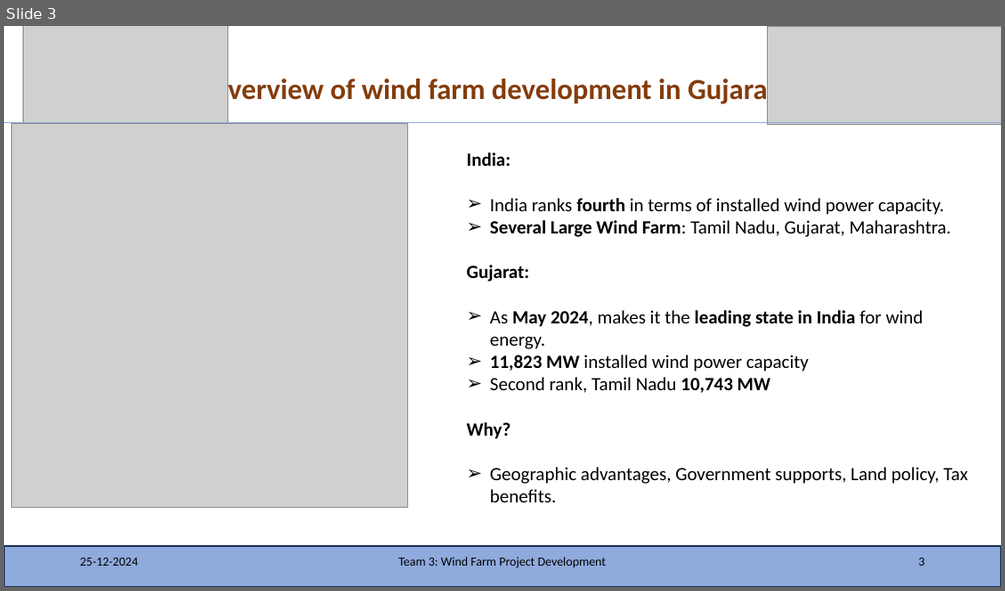
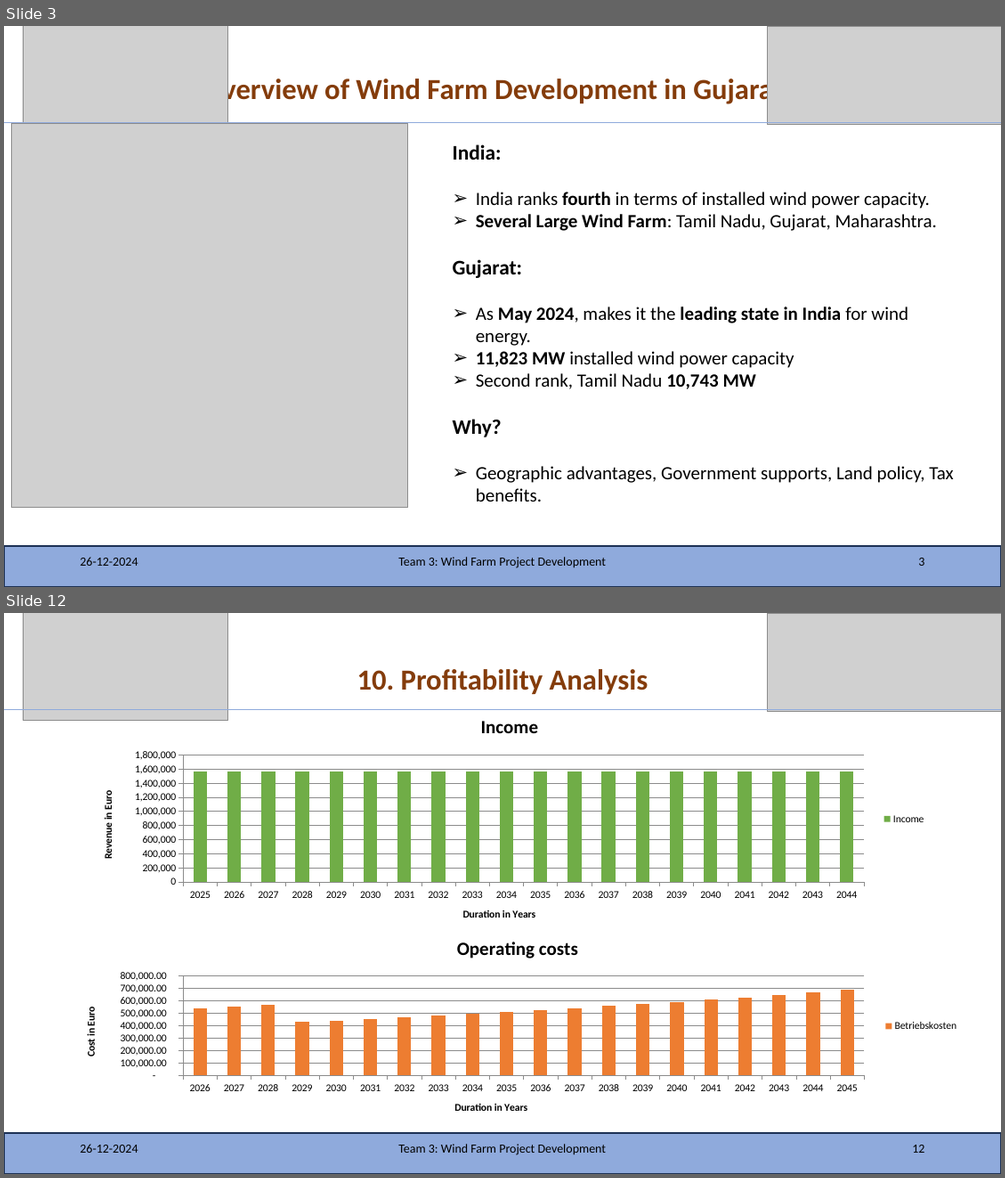
Before and after one commit to KSoni1505/Wind-Farm-Project-Development, a slide deck: Team_3_India.pptx. Shown one above the other, each under a label of ours: slide 3 before the commit, slides 3 and 12 after it; the slides between them are not shown. The pictures are 1005x591 and 1005x1178 pixels, drawn with LibreOffice and Linux fonts; fonts in the diff are those of the drawing; grey boxes stand for pictures. Boxes give left, top, right and bottom in pixels: in the first picture for what was removed or moved away, otherwise in the second. Text is boxed around its words. In the diff, an @@ line names an element or a change of style, - is before the commit and + after.

```diff
--- a/Team_3_India.pptx
+++ b/Team_3_India.pptx
@@ slide 12 added at [4, 613, 1001, 1174], background #FFFFFF @@
@@ picture added at [23, 613, 228, 720] @@
@@ picture added at [768, 613, 1001, 712] @@
@@ title added at [357, 669, 648, 694], 28 pt, text #843C0B, bold @@
+10. Profitability Analysis
@@ line added from (4, 709) to (1001, 709), #8FAADC 0.5 pt @@
@@ column stacked chart added at [86, 702, 933, 936] @@
+title "Income"
+categories: 2025, 2026, 2027, 2028, 2029, 2030, 2031, 2032, 2033, 2034, 2035, 2036, 2037, 2038, 2039, 2040, 2041, 2042, 2043, 2044
+Income: 1560000, 1560000, 1560000, 1560000, 1560000, 1560000, 1560000, 1560000, 1560000, 1560000, 1560000, 1560000, 1560000, 1560000, 1560000, 1560000, 1560000, 1560000, 1560000, 1560000
@@ column stacked chart added at [69, 924, 966, 1128] @@
+title "Operating costs "
+categories: 2026, 2027, 2028, 2029, 2030, 2031, 2032, 2033, 2034, 2035, 2036, 2037, 2038, 2039, 2040, 2041, 2042, 2043, 2044, 2045
+Betriebskosten: 540000, 550000, 560000, 430000, 440000, 450000, 470000, 480000, 490000, 510000, 520000, 540000, 560000, 570000, 590000, 610000, 630000, 640000, 660000, 680000
@@ rectangle added at [4, 1133, 1001, 1174], fill #8FAADC, outline #1E3256 1 pt @@
@@ text added at [80, 1143, 138, 1152], 12 pt, text #000000 @@
+26-12-2024
@@ text added at [398, 1143, 607, 1155], 12 pt, text #000000 @@
+Team 3: Wind Farm Project Development
@@ page number added at [912, 1144, 924, 1152], 12 pt, text #000000 @@
+12
@@ slide 3 changed as well @@
@@ title at [202, 75, 783, 106]: text changed @@
-1. Overview of wind farm development in Gujarat
+1. Overview of Wind Farm Development in Gujarat
@@ text "India:": place and size @@
-text "India:" at [467, 152, 968, 502]
+text "India:" at [453, 144, 954, 501]
@@ text at [453, 144, 523, 437]: size 18 to 20 pt in "India:", "Gujarat:", "Why?" @@
```
Also in this commit, not shown: 2 other slides changed, 15 other slides added.
